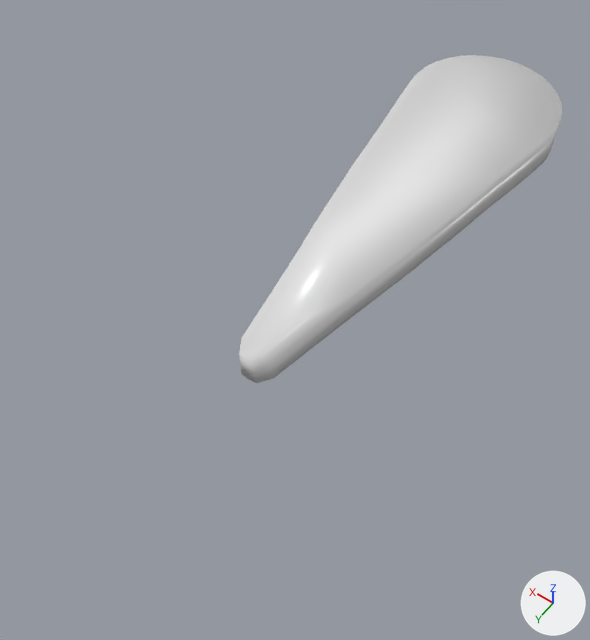
Before and after pictures for a commit that changed the OBJ model Assets/Cubes/NewCube/Models/doorhandle.obj.
Before and after are seen from a camera (50 mm lens) standing at (-0.0623, 0.1713, 0.1373) and looking at (0.0005, 0.0834, -0.0009). The axes (+X, +Y, +Z) are drawn at lower right. The lights are the same throughout. Where no turn or scale is listed for an object, it has been applied to the vertices.
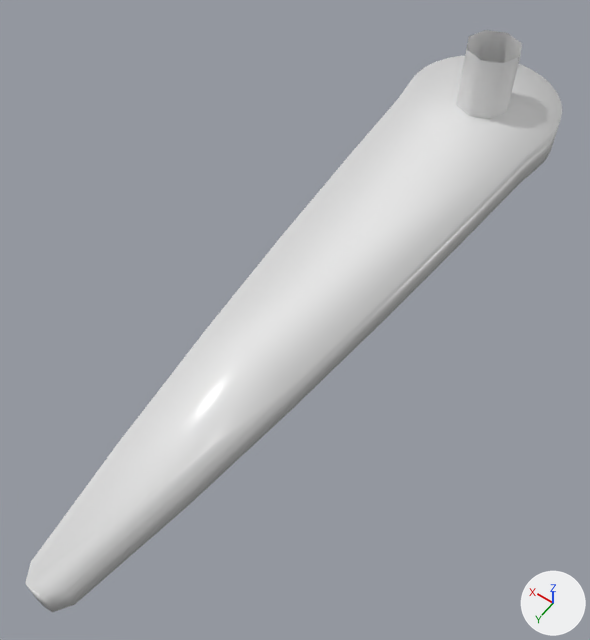
The newer file is also turned or shifted as a whole; pictures and numbers use the older file's frame.

Changed parts and their boxes (x1, y1, x2, y2) in the pictures (590 x 640 px; the box of a moved part takes in the faces that stretch with it):
```json
{"object": "Cylinder", "change": "reshaped", "before": [239, 55, 562, 383], "after": [25, 30, 562, 612], "on screen": "66% wider, 77% taller"}
{"part": 1, "of": "me_cylinder", "change": "added", "after": [456, 30, 522, 119]}
{"part": 2, "of": "me_cylinder", "change": "moved or reshaped", "before": [239, 55, 548, 383], "after": [25, 56, 548, 612]}
```

The change, as JSON lines over the scene's bpy script:
```json
{"block": "me_cylinder", "where": "# used by ob_cylinder; location = (0.0, 0.0, 0.0)"}
{"op": "remove", "block": "me_cylinder", "code": "me_cylinder.from_pydata(...)  # 68 vertices, 42 faces; spans x -0.02..0.02, y -0.02..0.1006, z -0.005..0.005"}
{"op": "add", "block": "me_cylinder", "code": "me_cylinder.from_pydata(...)  # 84 vertices, 51 faces; spans x -0.02..0.02, y -0.02..0.1576, z -0.005..0.0214"}
{"block": "me_cylinder", "change": "me_cylinder part 1: a new loose piece of 16 vertices spanning x -0.007..0.007, y -0.0062..0.0078, z 0.0014..0.0214, in mat_none (white #e7e7e7)"}
{"block": "me_cylinder", "change": "me_cylinder part 2"}
{"block": "me_cylinder", "change": "14 vertices are removed from x -0.0077..0.0077, y 0.0758..0.1006, z -0.0034..0.005"}
{"block": "me_cylinder", "change": "13 faces are deleted"}
{"block": "me_cylinder", "change": "4 vertices in x -0.0111..0.0111, y 0.0578, z -0.0037..0.005 move by (0.0, 0.042, 0.0)"}
{"block": "me_cylinder", "change": "4 vertices in x -0.0141..0.0141, y 0.0399, z -0.0041..0.005 move by (0.0, 0.029, 0.0)"}
{"block": "me_cylinder", "change": "4 vertices in x -0.0166..0.0166, y 0.0232, z -0.0045..0.005 move by (0.0, 0.015, 0.0)"}
{"block": "me_cylinder", "change": "14 vertices are added at x -0.0077..0.0077, y 0.1288..0.1576, z -0.0034..0.005"}
{"block": "me_cylinder", "change": "13 new faces join them"}
```
